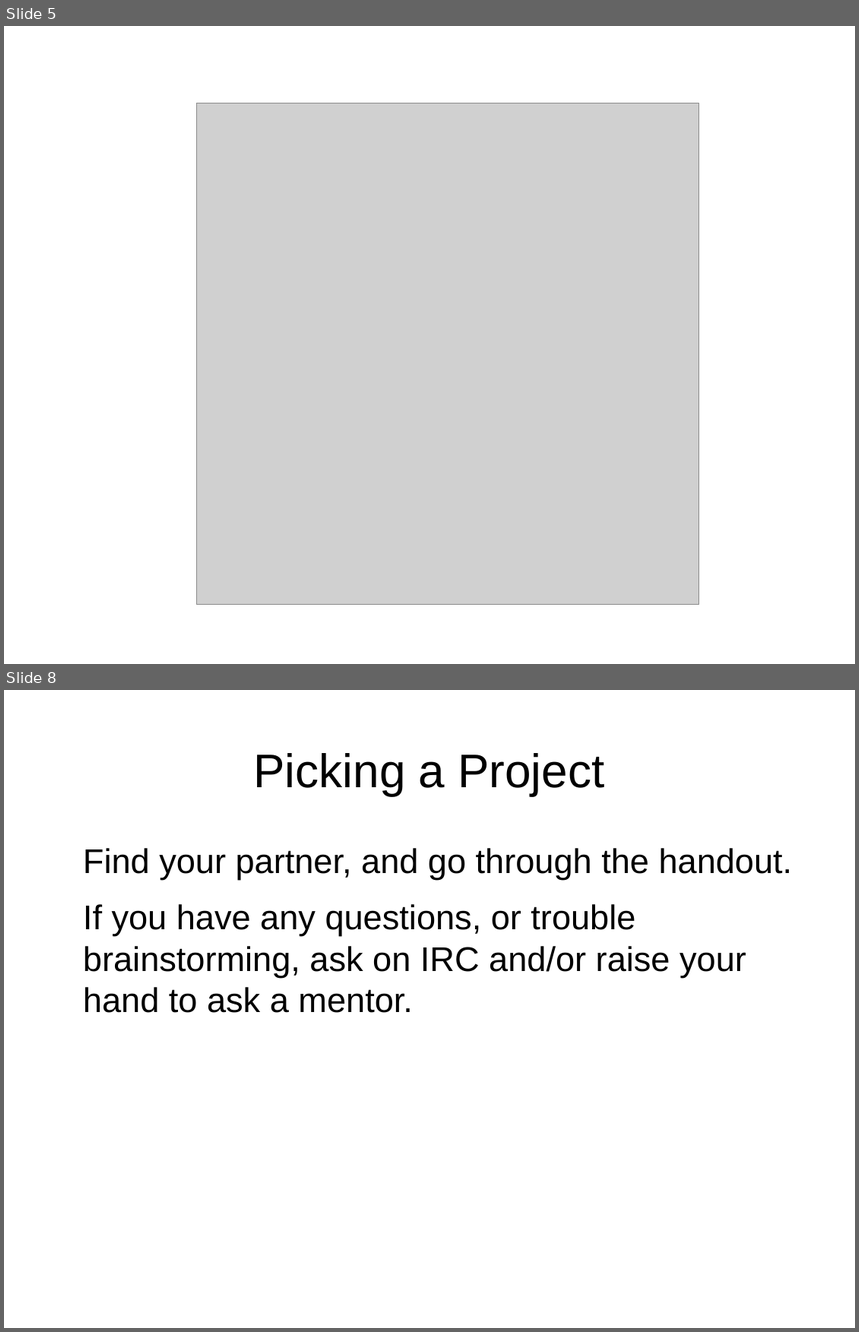
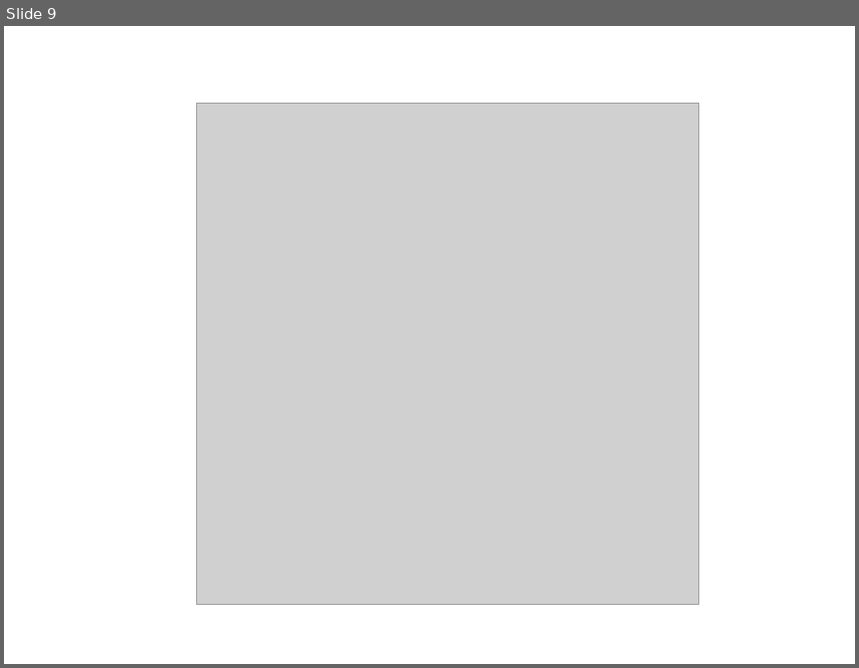
Before and after one commit to openhatch/open-source-comes-to-campus, a slide deck: curriculum/presentations/standard_slides.odp. Shown one above the other, each under a label of ours: slides 5 and 8 before the commit, slide 9 after it; the slides between them are not shown. The pictures are 859x1332 and 859x668 pixels, drawn with LibreOffice and Linux fonts; fonts in the diff are those of the drawing; grey boxes stand for pictures. Boxes give left, top, right and bottom in pixels: in the first picture for what was removed or moved away, otherwise in the second. Text is boxed around its words. In the diff, an @@ line names an element or a change of style, - is before the commit and + after.

```diff
--- a/curriculum/presentations/standard_slides.odp
+++ b/curriculum/presentations/standard_slides.odp
@@ slide 8 removed at bbox=[4, 690, 855, 1328], background #FFFFFF @@
@@ title removed at bbox=[254, 753, 604, 796] @@
-Picking a Project
@@ text removed at bbox=[83, 848, 793, 1013] @@
-Find your partner, and go through the handout.
-If you have any questions, or trouble brainstorming, ask on IRC and/or raise your hand to ask a mentor.
@@ what was slide 5 is now slide 9 @@
```
Also in this commit, not shown: 3 slides changed, 5 slides added, 1 other slide removed.
